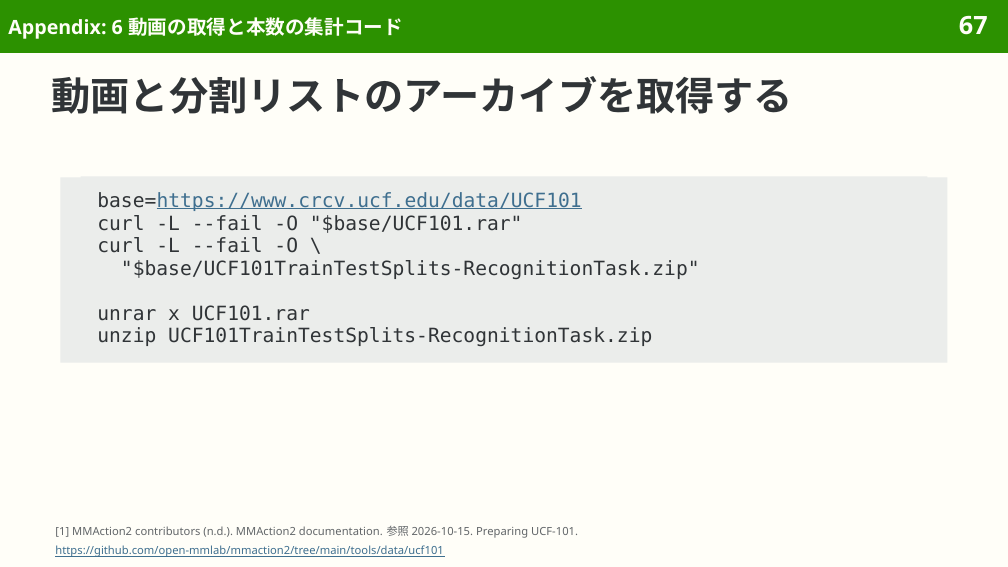
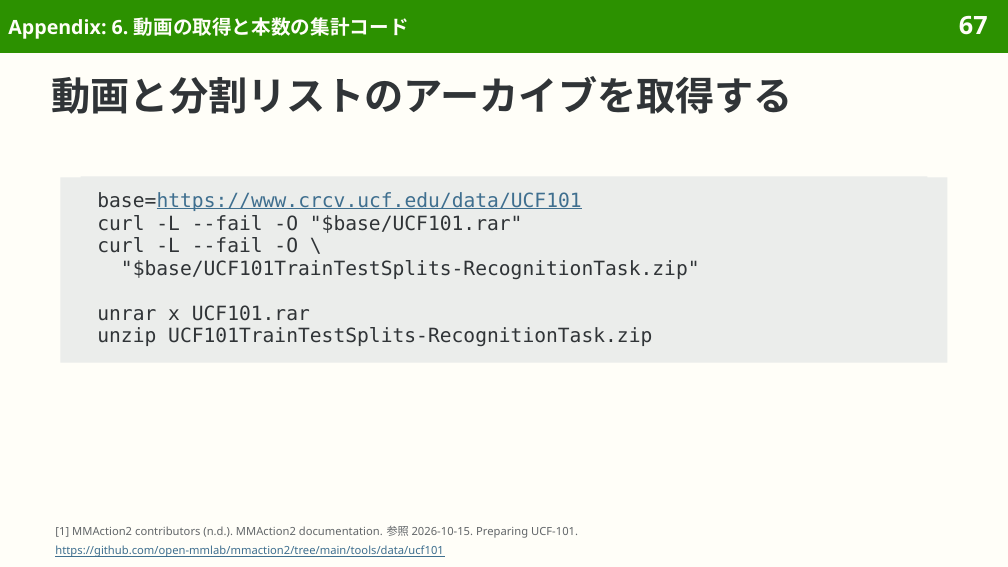
Before and after one commit to sasakiy84/datasets-in-10-minutes, a slide deck: slide 67 of slides/datasets-in-10-minutes-ucf101.pptx. Drawn at 1008x567 pixels with LibreOffice and Linux fonts; fonts in the diff are those of the drawing. Boxes give left, top, right and bottom in pixels: in the first picture for what was removed or moved away, otherwise in the second. Text is boxed around its words. In the diff, an @@ line names an element or a change of style, - is before the commit and + after.

```diff
--- a/slides/datasets-in-10-minutes-ucf101.pptx
+++ b/slides/datasets-in-10-minutes-ucf101.pptx
@@ title at <box>8,17,409,39</box>: text changed @@
-Appendix: 6 動画の取得と本数の集計コード
+Appendix: 6. 動画の取得と本数の集計コード
```
Also in this commit, not shown: 67 other slides changed, 11 other files.
